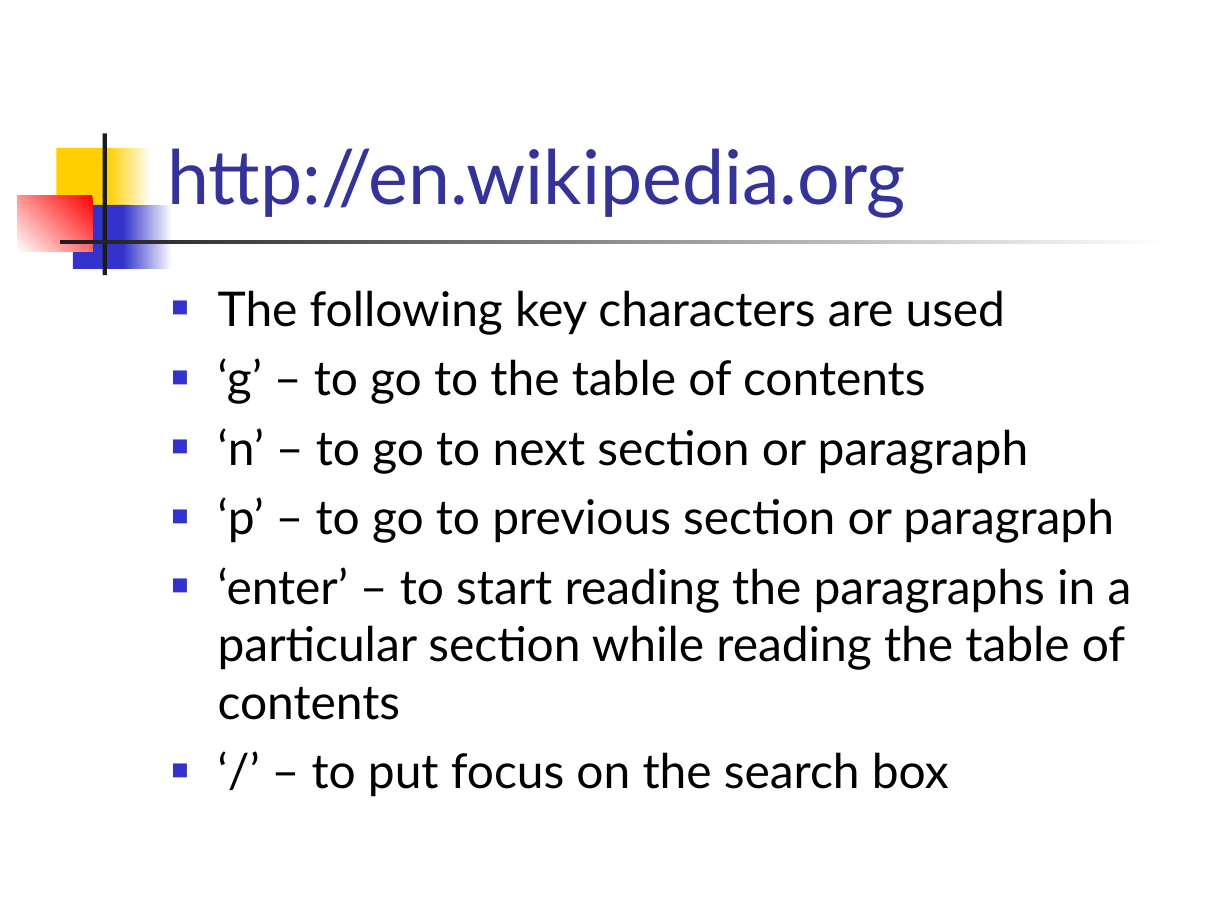
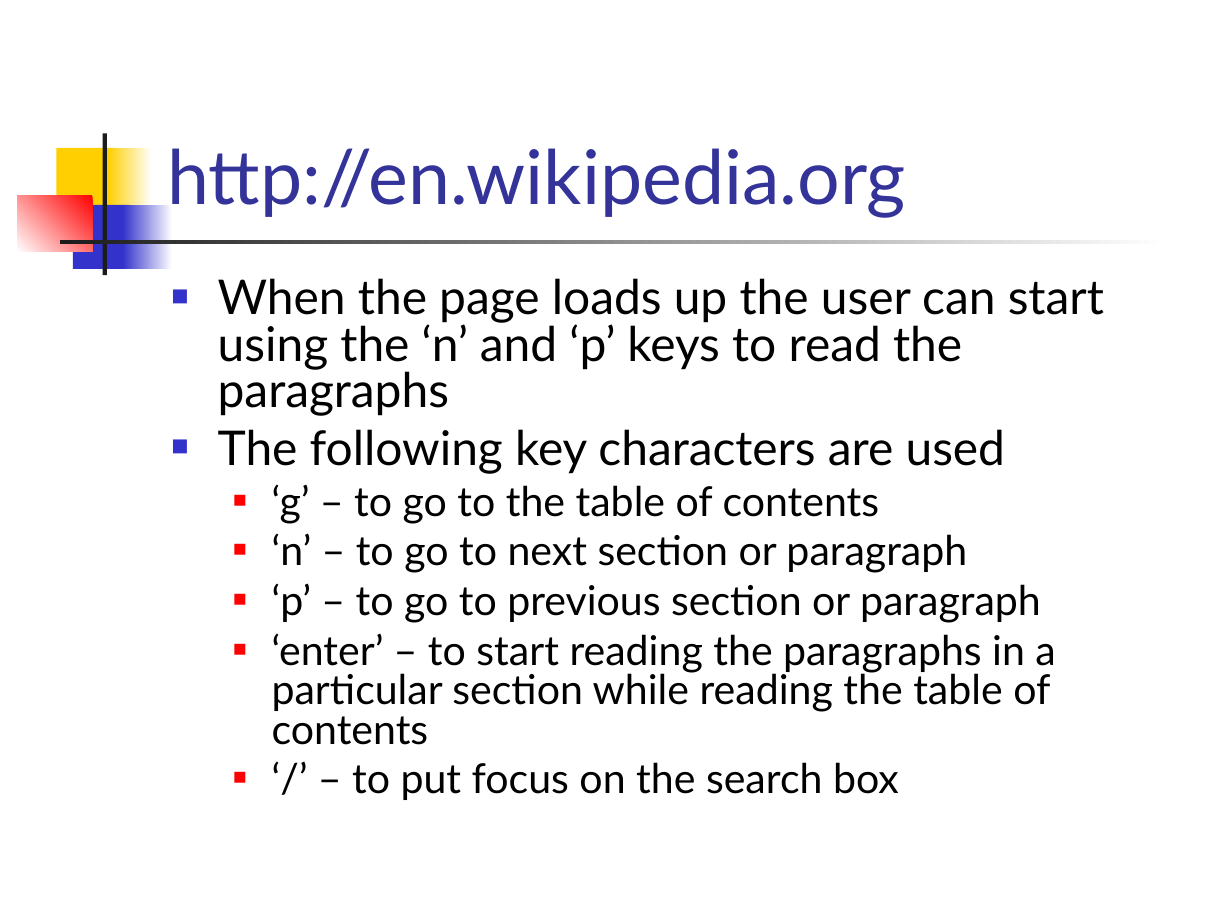
Before and after one commit to ProjPossibility/pp-axsjax-scripts, a slide deck: slide 6 of AxsJax.ppt. Drawn at 1232x924 pixels with LibreOffice and Linux fonts; fonts in the diff are those of the drawing. Boxes give left, top, right and bottom in pixels: in the first picture for what was removed or moved away, otherwise in the second. Text is boxed around its words. In the diff, an @@ line names an element or a change of style, - is before the commit and + after.

```diff
--- a/AxsJax.ppt
+++ b/AxsJax.ppt
@@ text at (x1=218, y1=278, x2=1104, y2=416): paragraph added @@
+■ When the page loads up the user can start using the ‘n’ and ‘p’ keys to read the paragraphs
@@ text at (x1=218, y1=429, x2=1055, y2=800): size 28 to 24 pt in "‘g’ – to go to the table ...", "‘n’ – to go to next section ...", "‘p’ – to go to previous section ...", "‘enter’ – to start reading the paragraphs ..." and 1 more places; line spacing 1 to 0.8; list level 1 to 2 in "‘g’ – to go to ..."; bullet colour #3333CC to #FF0000; list level 1 to 2 in "‘n’ – to go to ..."; list level 1 to 2 in "‘p’ – to go to ..."; list level 1 to 2 in "‘enter’ – to start reading ..."; list level 1 to 2 in "‘/’ – to put focus ..." @@
```
Also in this commit, not shown: 1 other slide changed, 2 slides removed, 1 other file.
